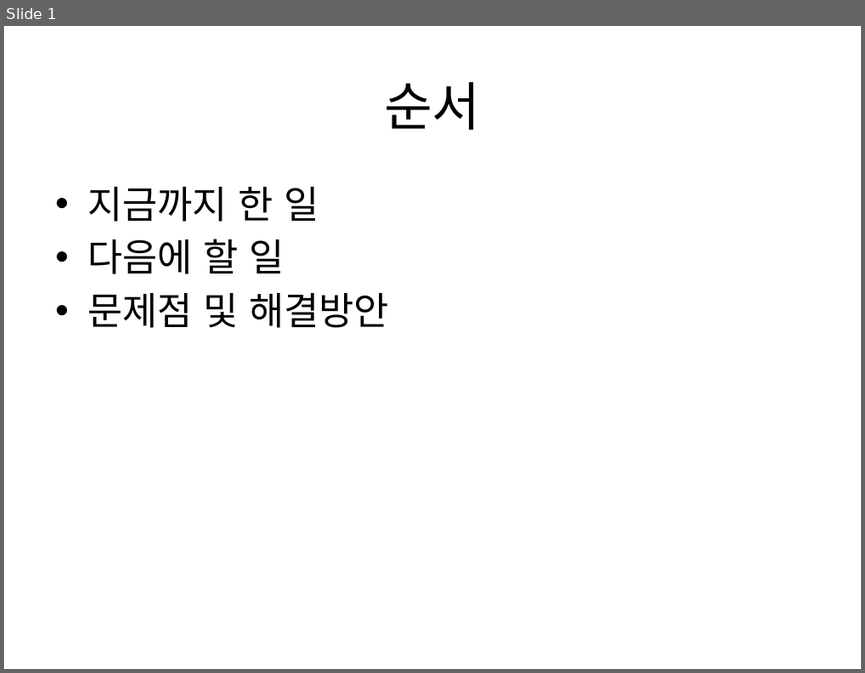
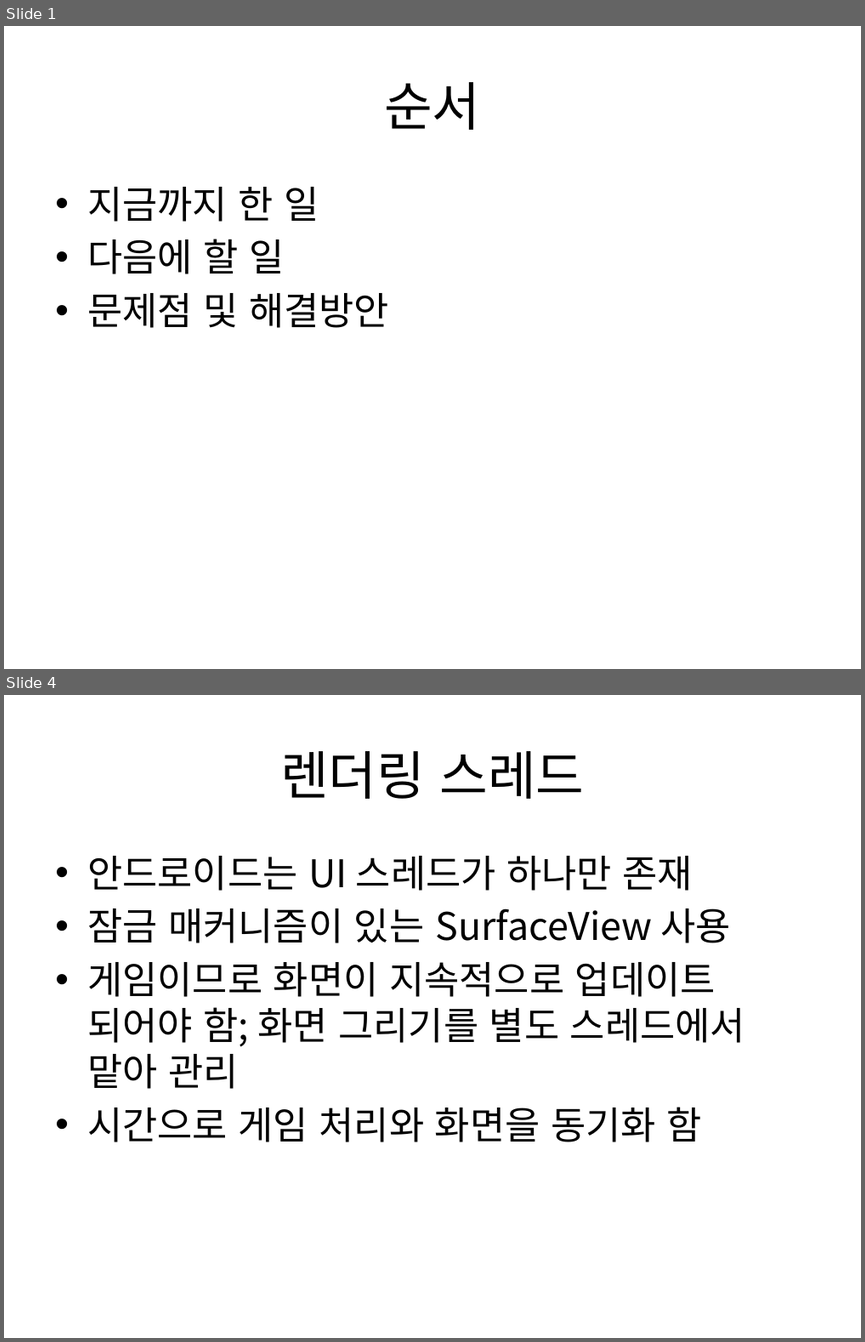
Before and after one commit to zwycid/dimension-drive-downside, a slide deck: presentation/중간발표-ssidang.pptx. Shown one above the other, each under a label of ours: slide 1 before the commit, slides 1 and 4 after it; the slides between them are not shown. The pictures are 865x673 and 865x1342 pixels, drawn with LibreOffice and Linux fonts; fonts in the diff are those of the drawing. Boxes give left, top, right and bottom in pixels: in the first picture for what was removed or moved away, otherwise in the second. Text is boxed around its words. In the diff, an @@ line names an element or a change of style, - is before the commit and + after.

```diff
--- a/presentation/중간발표-ssidang.pptx
+++ b/presentation/중간발표-ssidang.pptx
@@ slide 4 added at [4, 695, 861, 1338], background #FFFFFF @@
@@ title added at [280, 751, 584, 799], 44 pt, text #000000 @@
+렌더링 스레드
@@ text added at [87, 856, 745, 1142], 32 pt, text #000000 @@
+• 안드로이드는 UI 스레드가 하나만 존재
+• 잠금 매커니즘이 있는 SurfaceView 사용
+• 게임이므로 화면이 지속적으로 업데이트 되어야 함; 화면 그리기를 별도 스레드에서 맡아 관리
+• 시간으로 게임 처리와 화면을 동기화 함
```
Also in this commit, not shown: 1 slide changed, 5 other slides added.
